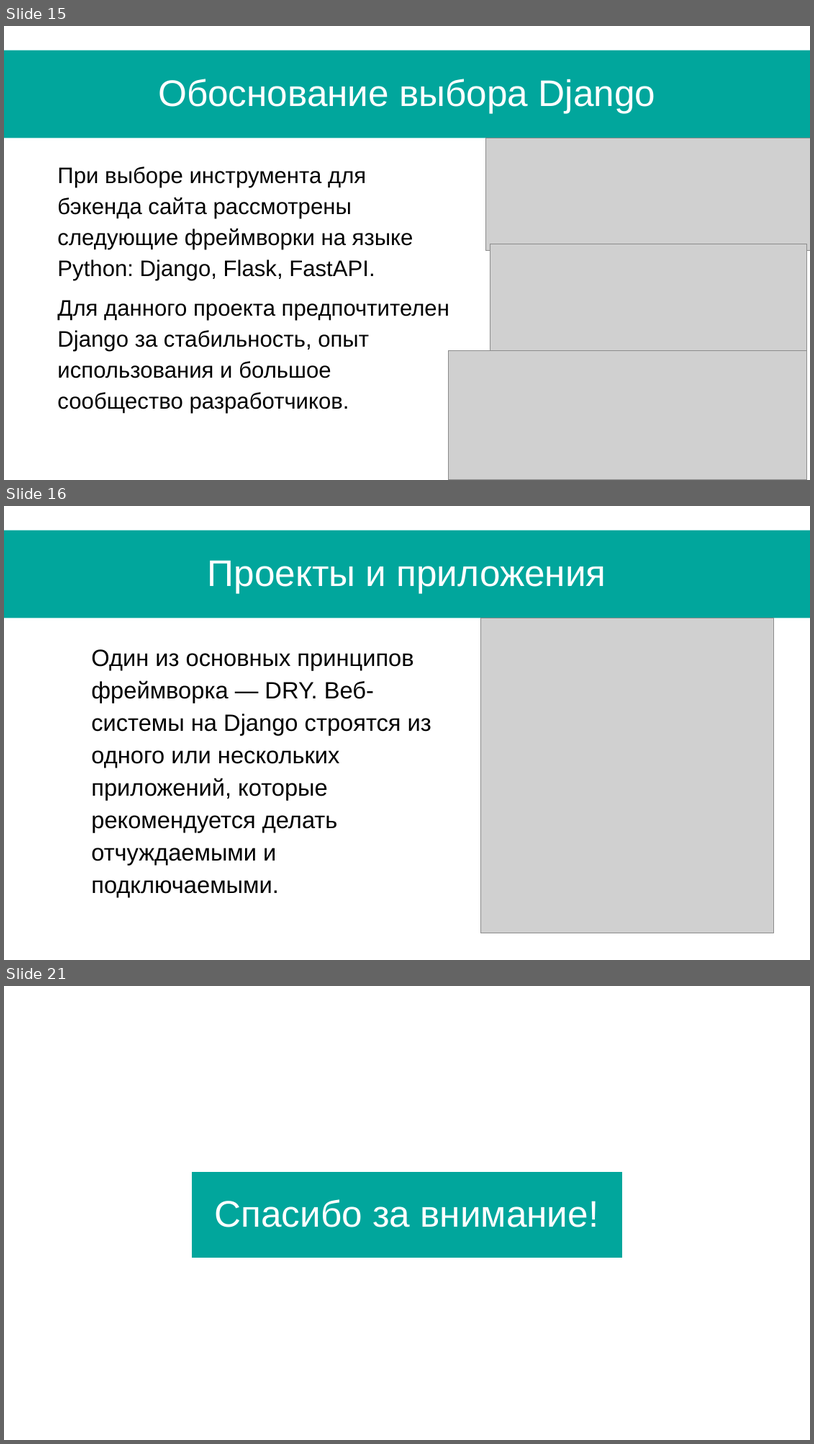
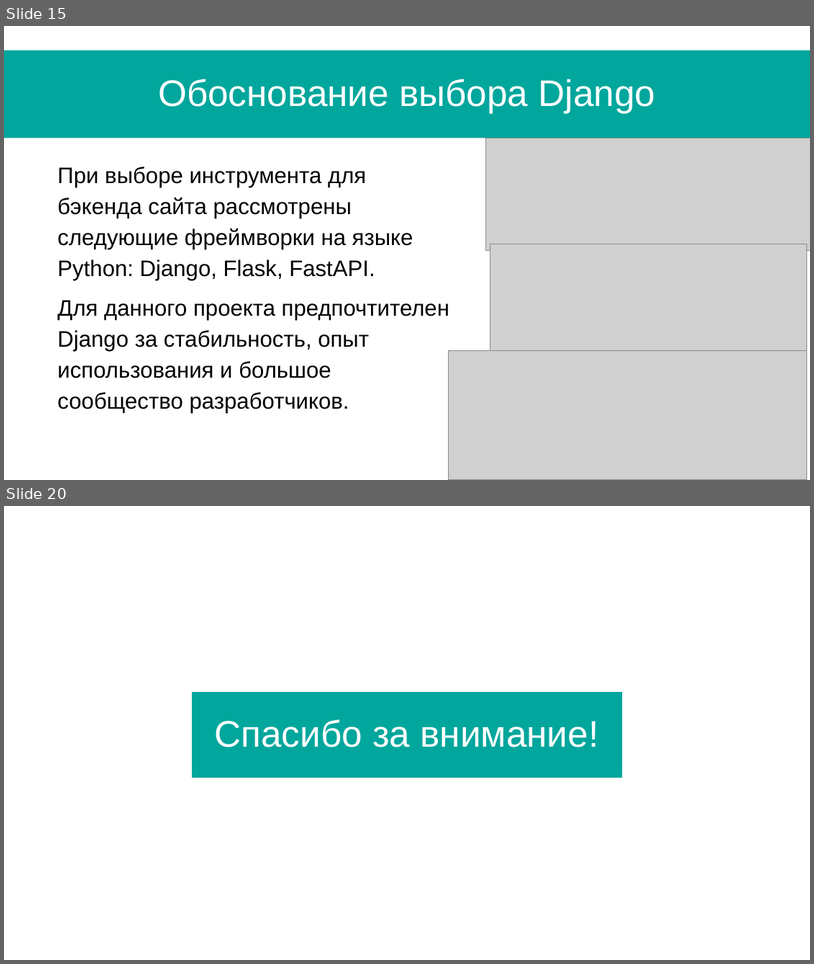
Before and after one commit to Le0ks/TCSE, a slide deck: Docs/СИСТЕМА ДЛЯ ПРОВЕДЕНИЯ УЧЕБНЫХ МЕРОПРИЯТИЙ И РАБОТ.pptx. Shown one above the other, each under a label of ours: slides 15, 16 and 21 before the commit, slides 15 and 20 after it; the slides between them are not shown. The pictures are 814x1444 and 814x964 pixels, drawn with LibreOffice and Linux fonts; fonts in the diff are those of the drawing; grey boxes stand for pictures. Boxes give left, top, right and bottom in pixels: in the first picture for what was removed or moved away, otherwise in the second. Text is boxed around its words. In the diff, an @@ line names an element or a change of style, - is before the commit and + after.

```diff
--- a/Docs/СИСТЕМА ДЛЯ ПРОВЕДЕНИЯ УЧЕБНЫХ МЕРОПРИЯТИЙ И РАБОТ.pptx
+++ b/Docs/СИСТЕМА ДЛЯ ПРОВЕДЕНИЯ УЧЕБНЫХ МЕРОПРИЯТИЙ И РАБОТ.pptx
@@ slide 16 removed at (x1=4, y1=506, x2=810, y2=960), background #FFFFFF; not listed: 1 template element that a slide beside it also shows @@
@@ title removed at (x1=208, y1=560, x2=607, y2=593) @@
-Проекты и приложения
@@ picture removed at (x1=481, y1=618, x2=774, y2=932) @@
@@ text removed at (x1=91, y1=649, x2=432, y2=897) @@
-Один из основных принципов фреймворка — DRY. Веб-системы на Django строятся из одного или нескольких приложений, которые рекомендуется делать отчуждаемыми и подключаемыми.
@@ what was slide 21 is now slide 20 @@
```
Also in this commit, not shown: 8 slides changed, 2 slides added, 2 other slides removed, 11 other files.
